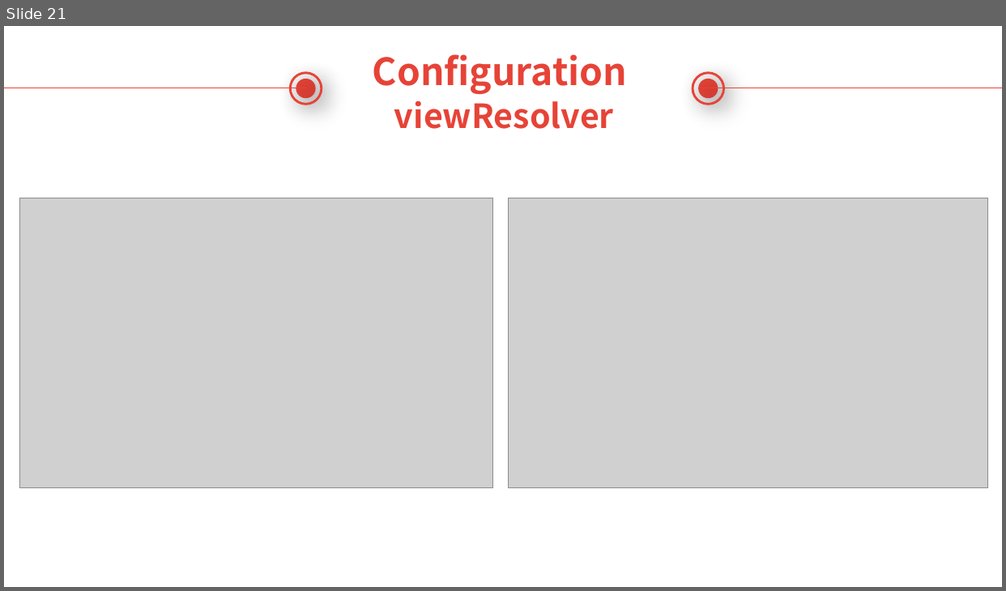
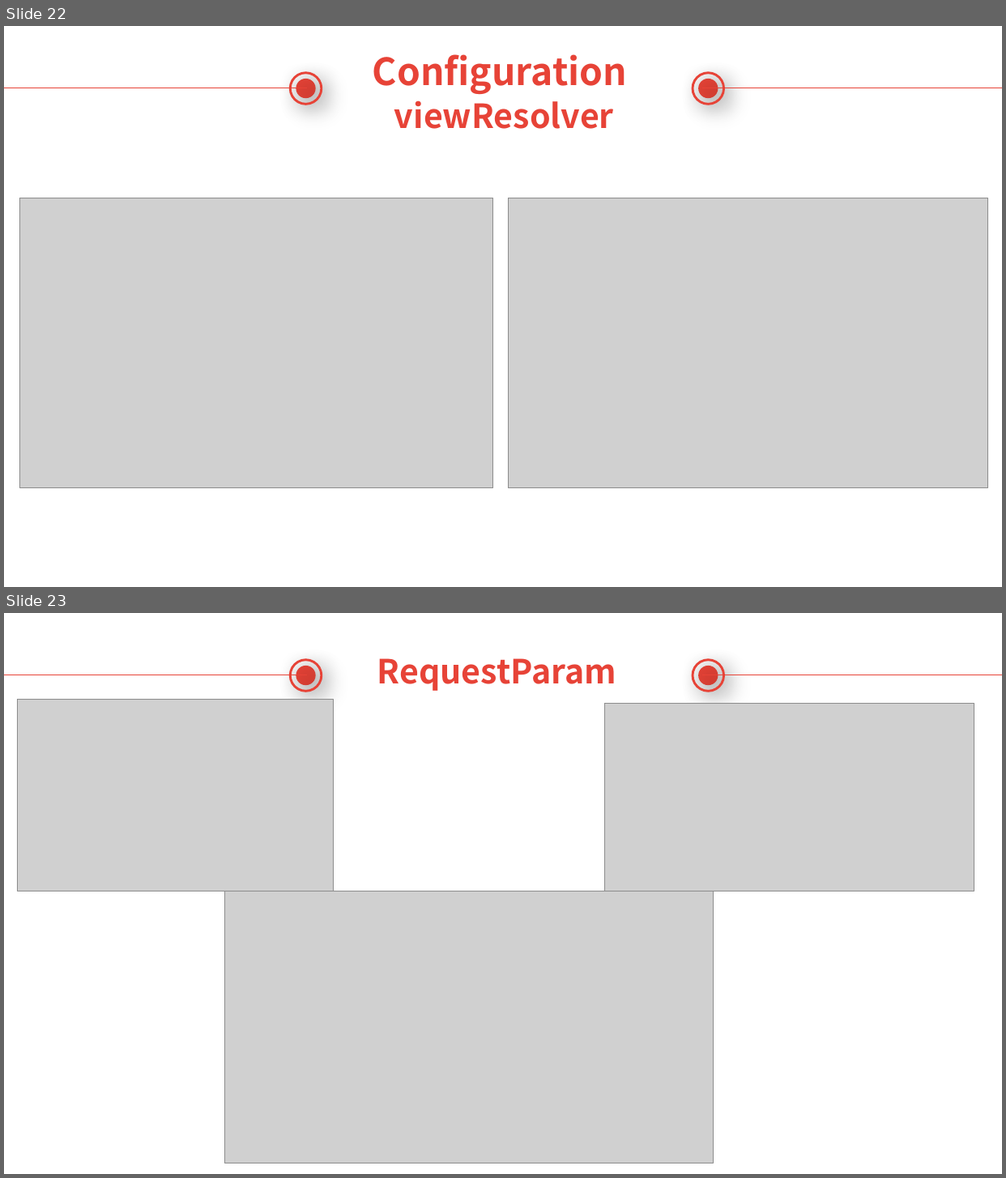
Before and after one commit to TsubasaEX/SampleSpringMVC, a slide deck: Introduction of Spring MVC.pptx. Shown one above the other, each under a label of ours: slide 21 before the commit, slides 22 and 23 after it. The pictures are 1006x591 and 1006x1178 pixels, drawn with LibreOffice and Linux fonts; fonts in the diff are those of the drawing; grey boxes stand for pictures; background and template pictures are left out. Boxes give left, top, right and bottom in pixels: in the first picture for what was removed or moved away, otherwise in the second. Text is boxed around its words. In the diff, an @@ line names an element or a change of style, - is before the commit and + after.

```diff
--- a/Introduction of Spring MVC.pptx
+++ b/Introduction of Spring MVC.pptx
@@ slide 23 added at (4,613,1002,1174), background picture (left out) @@
@@ ellipse added at (290,660,322,692), outline #E74337 2.25 pt @@
@@ text added at (377,658,616,691), 32 pt, text #E74337, bold @@
+RequestParam
@@ ellipse added at (692,660,724,692), outline #E74337 2.25 pt @@
@@ line added from (4, 675) to (306, 675), #E74337 0.75 pt @@
@@ ellipse added at (297,667,315,684), fill #E74337, outline #E74337 2.25 pt @@
@@ ellipse added at (700,667,717,684), fill #E74337, outline #E74337 2.25 pt @@
@@ line added from (702, 675) to (1002, 675), #E74337 0.75 pt @@
@@ picture added at (17,700,333,892) @@
@@ picture added at (605,704,974,892) @@
@@ picture added at (225,891,713,1163) @@
@@ what was slide 21 is now slide 22 @@
```
Also in this commit, not shown: 1 slide changed, 2 other slides added, 11 slides removed, 4 other files.
